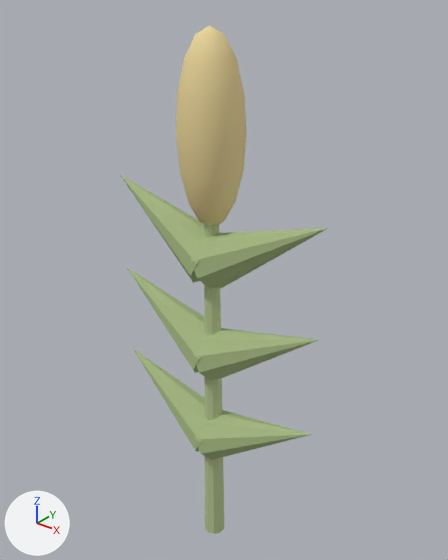
The glTF model assets/models/corn.glb as it was, and as the next commit left it.
Before and after are seen from a camera (50 mm lens) standing at (1.001, -1.199, 1.698) and looking at (-0.009, 0.064, 0.915). The lights are fixed; the arrows at lower left show +X, +Y and +Z. The first picture is the older version. Where no turn or scale is listed for an object, it has been applied to the vertices. Vertices at exactly the same position are counted once.

The first picture shows 'corn'.
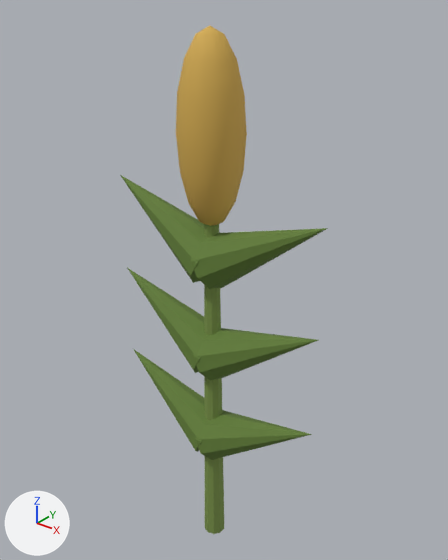
Scene script edits in JSON lines:
```json
{"op": "add", "block": "mat_cluck_leaf_001", "code": ["mat_cluck_leaf_001 = principled_material('Cluck_leaf.001')", "mat_cluck_leaf_001.base_color = (0.122, 0.208, 0.037)  # green #627e36", "mat_cluck_leaf_001.roughness = 0.82"]}
{"op": "add", "block": "mat_cluck_hay_001", "code": ["mat_cluck_hay_001 = principled_material('Cluck_hay.001')", "mat_cluck_hay_001.base_color = (0.652, 0.41, 0.0802)  # yellow #d3ac50", "mat_cluck_hay_001.roughness = 0.82"]}
{"op": "add", "block": "mat_cluck_green_001", "code": ["mat_cluck_green_001 = principled_material('Cluck_green.001')", "mat_cluck_green_001.base_color = (0.194, 0.289, 0.0658)  # green #7a9249", "mat_cluck_green_001.roughness = 0.82"]}
{"block": "me_cone_046", "where": "me_cone_046.from_pydata(...)  # 172 vertices, 312 faces; spans x -0.35..0.35, y -0.09..0.09, z 0.0..1.6"}
{"block": "me_cone_046", "where": "# used by ob_corn; location = (0.0, 0.0, 0.0)"}
{"block": "me_cone_046", "change": "me_cone_046 part 1: all 36 faces that had it switch from mat_cluck_green (green #b7c793) to mat_cluck_green_001 (green #7a9249)"}
{"block": "me_cone_046", "change": "me_cone_046 part 2: all 108 faces that had it switch from mat_cluck_leaf (green #a7ba82) to mat_cluck_leaf_001 (green #627e36)"}
{"block": "me_cone_046", "change": "me_cone_046 part 3: all 168 faces that had it switch from mat_cluck_hay (beige #ead599) to mat_cluck_hay_001 (yellow #d3ac50)"}
```

Location of each change, (x1, y1, x2, y2) in pixels of the pictures (448 x 560 px):
```json
{"part": 1, "of": "me_cone_046", "change": "recoloured", "before": [204, 224, 224, 534], "after": [204, 224, 224, 534], "on screen": "darker"}
{"part": 2, "of": "me_cone_046", "change": "recoloured", "before": [120, 175, 328, 460], "after": [120, 175, 328, 460], "on screen": "darker"}
{"part": 3, "of": "me_cone_046", "change": "recoloured", "before": [176, 26, 247, 226], "after": [176, 26, 247, 226], "on screen": "darker"}
```
